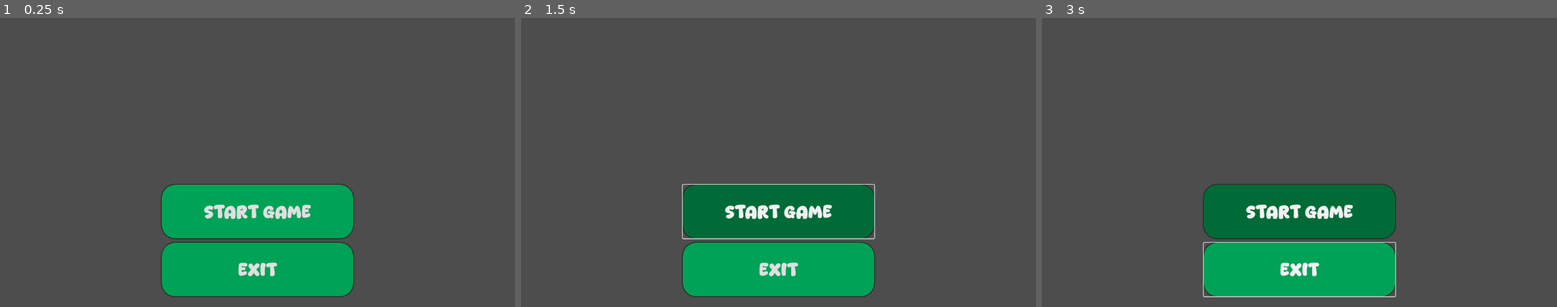
Above: before the commit, frames 1-3 (left to right).
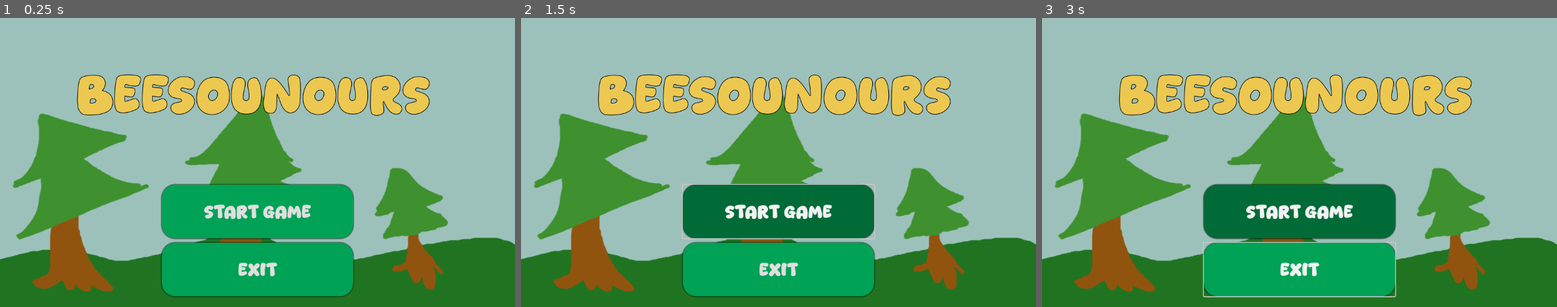
Above: after the commit, the same moments.

Repository: tom-legros/Beesounours-Gamejam4-2026
Game: Godot game, scene res://main_menu.tscn
Two runs of this game, one before a commit and one after it. Both use one fixed random seed, a clock stepped at 60 frames per second and the inputs below. This scene is started directly instead of the project's main scene.
Inputs:
- Up to frame 1 (0.25 s): no input
- Up to frame 2 (1.5 s): click "START GAME" at 0.5 s; click "START GAME" at 1.25 s
- Up to frame 3 (3 s): tap Enter at 2 s; hold Right (ui_right) 2.03-2.78 s; hold E 2.03-2.78 s; tap Space at 2.27, 2.75 s; hold Down (ui_down) from 2.78 s (still down); tap Shift at 2.85 s

The runs differ from the first frame. In frame 1, 86% of the frame differs, in the area x 0-100%, y 0-100%; in frame 2, 86%; in frame 3, 86%.

Commit message:
avancée menu

Diff:
--- a/game/abeille.tscn
+++ b/game/abeille.tscn
@@ -14,7 +14,7 @@
 
 [node name="Abeille" type="CharacterBody2D" groups=["Ennemis"]]
 position = Vector2(0, -1)
-collision_layer = 5
+collision_layer = 3
 collision_mask = 3
 script = ExtResource("1_viwrv")
 
--- /dev/null
+++ b/game/main_menu.gd
@@ -0,0 +1,11 @@
+extends Control
+
+
+# Called when the node enters the scene tree for the first time.
+func _ready() -> void:
+	pass # Replace with function body.
+
+
+# Called every frame. 'delta' is the elapsed time since the previous frame.
+func _process(delta: float) -> void:
+	pass
--- a/game/main_menu.tscn
+++ b/game/main_menu.tscn
@@ -1,6 +1,11 @@
-[gd_scene load_steps=5 format=3 uid="uid://dhfr8xl27efy6"]
+[gd_scene load_steps=9 format=3 uid="uid://dhfr8xl27efy6"]
 
 [ext_resource type="FontFile" uid="uid://bkla60fjg850c" path="res://blue_winter/Blue Winter.otf" id="1_06t4h"]
+[ext_resource type="Script" uid="uid://1gq2lumde1ic" path="res://main_menu.gd" id="1_fu7sn"]
+[ext_resource type="Texture2D" uid="uid://g5br6rdtfgj4" path="res://img/backgroundMenu.png" id="2_7vrkn"]
+
+[sub_resource type="StyleBoxTexture" id="StyleBoxTexture_7vrkn"]
+texture = ExtResource("2_7vrkn")
 
 [sub_resource type="StyleBoxFlat" id="StyleBoxFlat_7vrkn"]
 bg_color = Color(1.2995303e-06, 0.6333134, 0.3385299, 1)
@@ -25,13 +30,25 @@
 corner_radius_bottom_left = 30
 shadow_size = 3
 
-[node name="Control" type="Control"]
+[sub_resource type="StyleBoxEmpty" id="StyleBoxEmpty_06t4h"]
+
+[node name="main_menu" type="Control"]
 layout_mode = 3
 anchors_preset = 15
 anchor_right = 1.0
 anchor_bottom = 1.0
 grow_horizontal = 2
 grow_vertical = 2
+script = ExtResource("1_fu7sn")
+
+[node name="Panel" type="Panel" parent="."]
+layout_mode = 1
+anchors_preset = 15
+anchor_right = 1.0
+anchor_bottom = 1.0
+grow_horizontal = 2
+grow_vertical = 2
+theme_override_styles/panel = SubResource("StyleBoxTexture_7vrkn")
 
 [node name="VBoxContainer" type="VBoxContainer" parent="."]
 layout_mode = 1
@@ -69,3 +86,25 @@
 theme_override_styles/pressed = SubResource("StyleBoxFlat_fu7sn")
 theme_override_styles/hover = SubResource("StyleBoxFlat_06t4h")
 text = "EXIT"
+
+[node name="TextEdit" type="Label" parent="."]
+layout_mode = 1
+anchors_preset = 8
+anchor_left = 0.5
+anchor_top = 0.5
+anchor_right = 0.5
+anchor_bottom = 0.5
+offset_left = -405.875
+offset_top = -219.8125
+offset_right = 405.875
+offset_bottom = 219.8125
+grow_horizontal = 2
+grow_vertical = 2
+theme_override_colors/font_color = Color(0.9279577, 0.7833505, 0.31207773, 1)
+theme_override_colors/font_outline_color = Color(0, 0, 0, 1)
+theme_override_constants/outline_size = 5
+theme_override_fonts/font = ExtResource("1_06t4h")
+theme_override_font_sizes/font_size = 100
+theme_override_styles/normal = SubResource("StyleBoxEmpty_06t4h")
+text = "BEESOUNOURS
+"
Binary file added: game/img/backgroundMenu.png
Not shown, added: game/img/backgroundMenu.png.import
Not shown, added: game/main_menu.gd.uid
